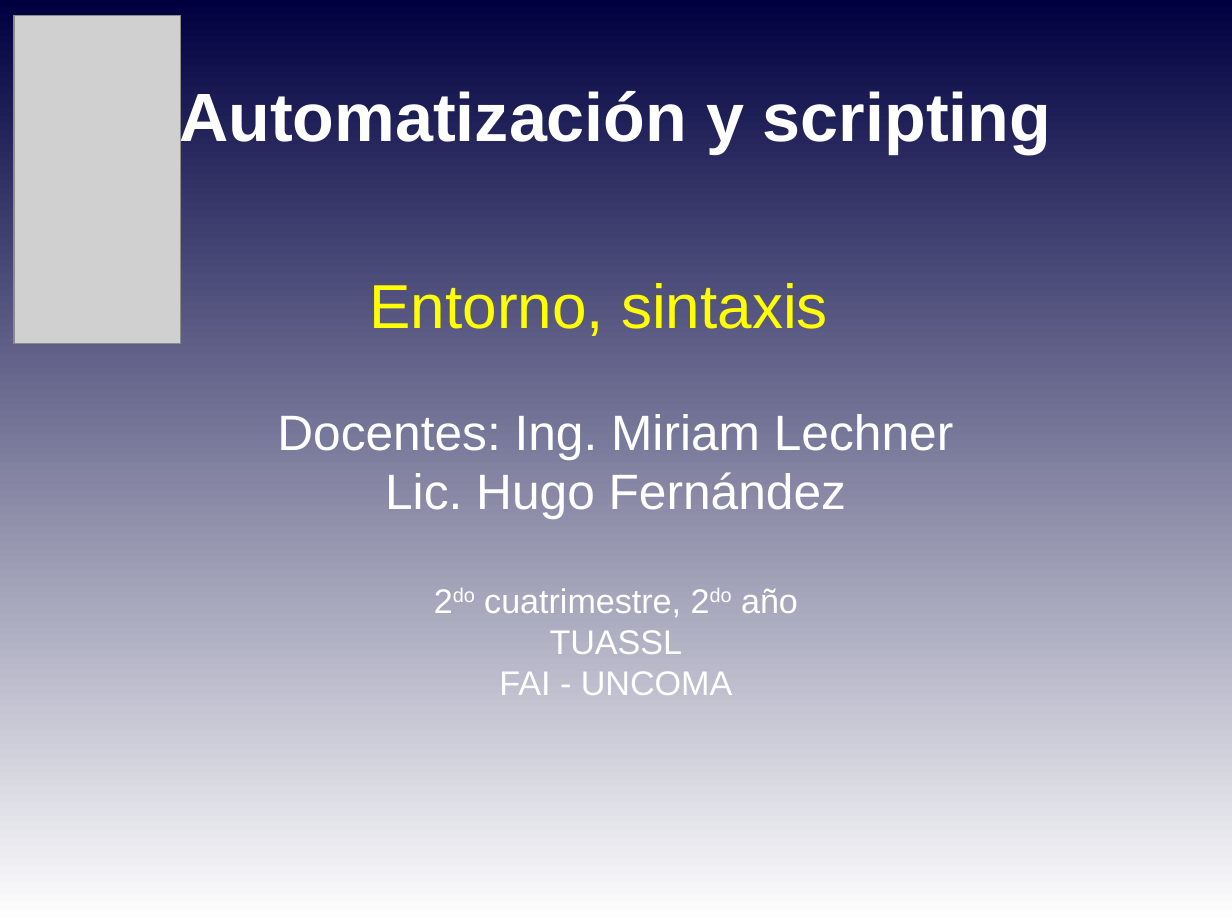
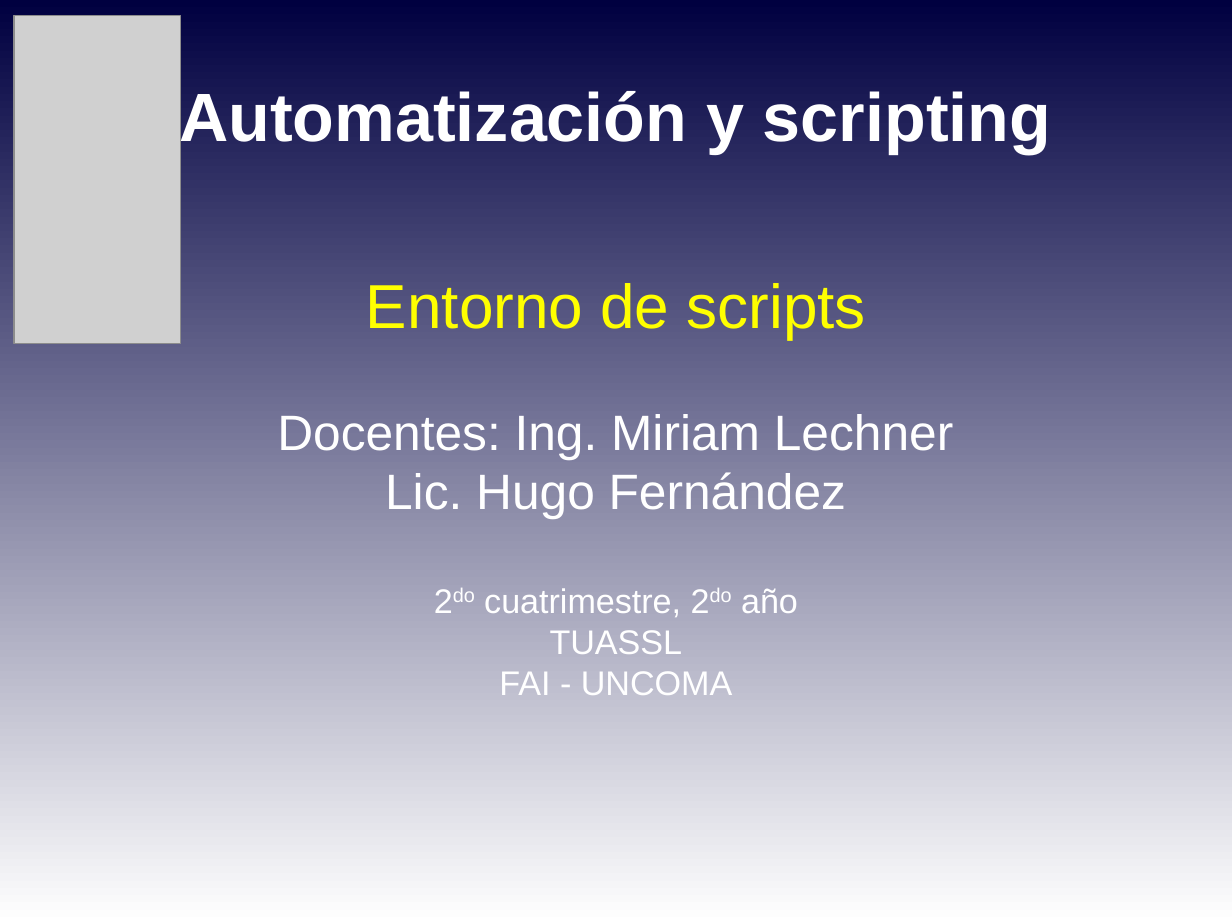
Before and after one commit to niniadcobre/-AutoyScripting, a slide deck: slide 1 of clases/AYS_clase02.odp. Drawn at 1232x924 pixels with LibreOffice and Linux fonts; fonts in the diff are those of the drawing; grey boxes stand for pictures. Boxes give left, top, right and bottom in pixels: in the first picture for what was removed or moved away, otherwise in the second. Text is boxed around its words. In the diff, an @@ line names an element or a change of style, - is before the commit and + after.

```diff
--- a/clases/AYS_clase02.odp
+++ b/clases/AYS_clase02.odp
@@ subtitle at (x1=277, y1=283, x2=953, y2=459): text changed @@
-Entorno, sintaxis
-Docentes: Ing. Miriam Lechner
+Entorno de scripts
+Docentes: Ing. Miriam Lechner
```
Also in this commit, not shown: 3 other slides changed, 2 slides added, 2 other files.
